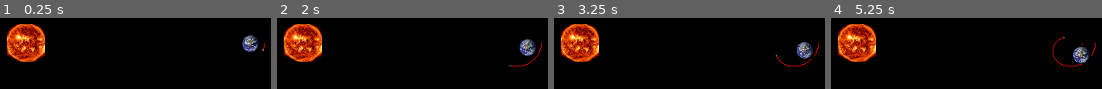
Above: before the commit, frames 1-4 (left to right).
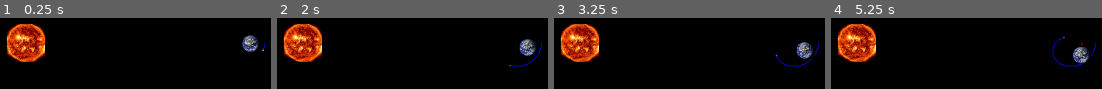
Above: after the commit, the same moments.

Repository: jarkonik/gravity
Game: Godot game, scene res://Main.tscn
Same seed, same stepped clock (60 frames per second), same inputs: the game is played once before the commit and once after it.
Inputs:
- Up to frame 1 (0.25 s): no input
- Up to frame 2 (2 s): tap Enter at 1.25 s
- Up to frame 3 (3.25 s): tap Space at 2 s; tap Enter at 2.75 s
- Up to frame 4 (5.25 s): no input

The runs differ from the first frame. In frame 1, less than 0.1% of the frame differs, in the area x 97-98%, y 35-46%; in frame 2, 0.3%; in frame 3, 0.4%; in frame 4, 0.6%, in the area x 81-98%, y 26-70%.

Commit message:
impr

Diff:
--- a/Main.tscn
+++ b/Main.tscn
@@ -45,6 +45,7 @@
 mass = 50000
 is_static = false
 gravity_source = true
+path_color = Color( 1, 0, 0, 1 )
 
 [node name="Moon" parent="Planets" index="1" instance=ExtResource( 2 )]
 
@@ -54,6 +55,7 @@
 mass = 500
 is_static = false
 gravity_source = true
+path_color = Color( 0.0546875, 0, 1, 1 )
 
 [node name="Sun" parent="Planets" index="2" instance=ExtResource( 2 )]
 
@@ -63,3 +65,4 @@
 mass = 16000
 is_static = true
 gravity_source = true
+path_color = Color( 1, 0, 0, 1 )
--- a/Planet.gd
+++ b/Planet.gd
@@ -10,6 +10,7 @@
 export var mass = 1
 export var is_static = false
 export var gravity_source = true
+export var path_color = Color(1, 0, 0)
 
 const GRAV_CONST = 20
 
@@ -49,7 +50,7 @@
 	acceleration = force() / mass;
 	velocity += delta * acceleration;
 
-	if path.size() > 3000:
+	if path.size() > 10000:
 		path.pop_front()
 	path.append(position)
 
--- a/Planets.gd
+++ b/Planets.gd
@@ -18,7 +18,7 @@
 		for i in range(1, path.size()):
 			var start = path[i - 1]
 			var end = path[i]
-			draw_line(start + position, end + position, Color(255, 0, 0), 1)
+			draw_line(start + position, end + position, child.path_color, 1)
 
 
 #func _process(delta):
